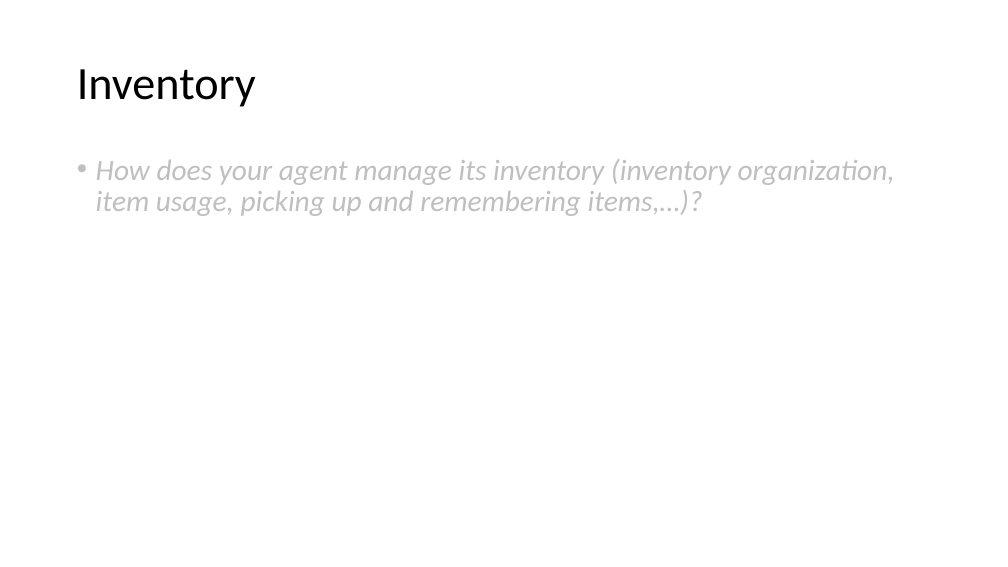
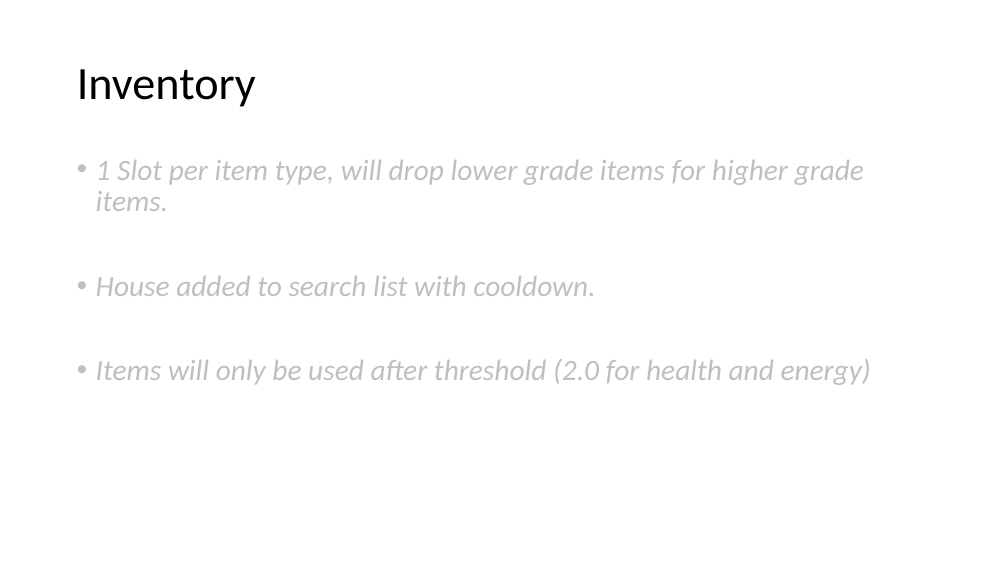
Before and after one commit to SixArne/GameplayProgrammingZombieGame, a slide deck: slide 4 of GPP_ZombieAI_LastNameFirstName_2DAEXX.pptx. Drawn at 1008x567 pixels with LibreOffice and Linux fonts; fonts in the diff are those of the drawing. Boxes give left, top, right and bottom in pixels: in the first picture for what was removed or moved away, otherwise in the second. Text is boxed around its words. In the diff, an @@ line names an element or a change of style, - is before the commit and + after.

```diff
--- a/GPP_ZombieAI_LastNameFirstName_2DAEXX.pptx
+++ b/GPP_ZombieAI_LastNameFirstName_2DAEXX.pptx
@@ text at (96, 160, 871, 385): text changed @@
-• How does your agent manage its inventory (inventory organization, item usage, picking up and remembering items,…)?
+• 1 Slot per item type, will drop lower grade items for higher grade items.
+• House added to search list with cooldown.
+• Items will only be used after threshold (2.0 for health and energy)
```
Also in this commit, not shown: 10 other files.
